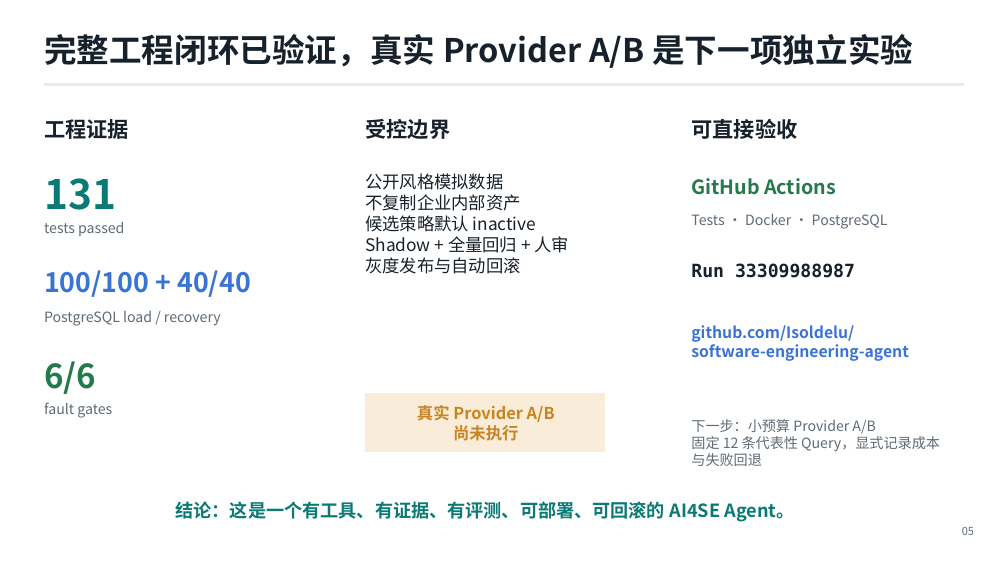
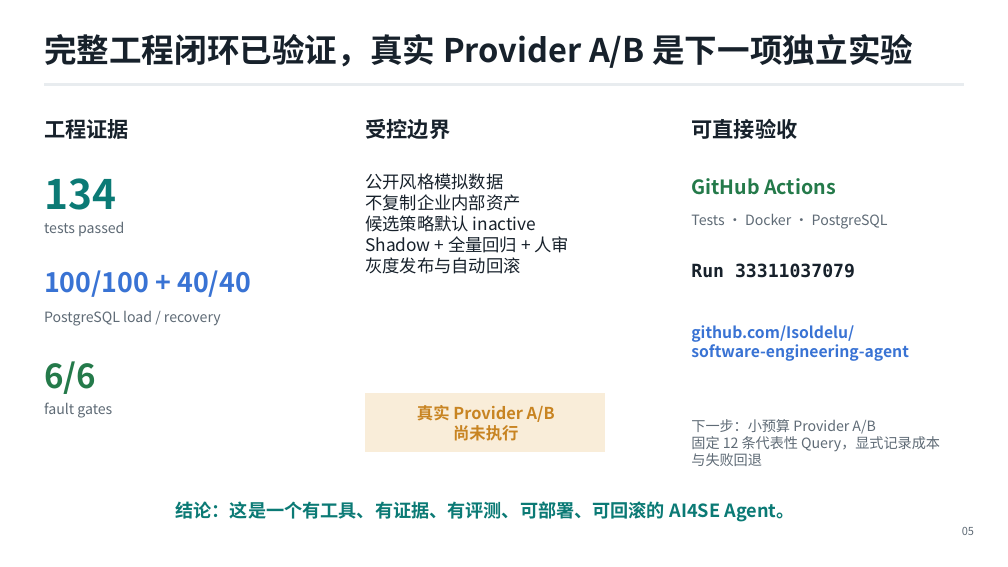
Before and after one commit to Isoldelu/software-engineering-agent, a slide deck: slide 5 of docs/Software-Agent-Interview-Deck.pptx. Drawn at 1008x567 pixels with LibreOffice and Linux fonts; fonts in the diff are those of the drawing. Boxes give left, top, right and bottom in pixels: in the first picture for what was removed or moved away, otherwise in the second. Text is boxed around its words. In the diff, an @@ line names an element or a change of style, - is before the commit and + after.

```diff
--- a/docs/Software-Agent-Interview-Deck.pptx
+++ b/docs/Software-Agent-Interview-Deck.pptx
@@ text at <box>44,178,116,210</box>: text changed @@
-131
+134
@@ text at <box>691,263,855,278</box>: text changed @@
-Run 33309988987
+Run 33311037079
```
Also in this commit, not shown: 1 other slide changed, 12 other files.
